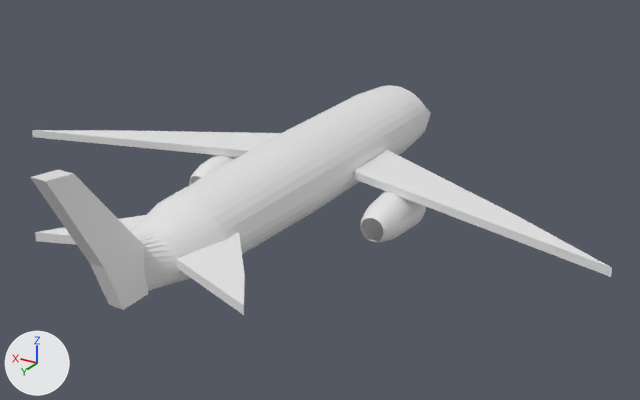
An edit to the Blender file working/subahu/Jet/Jet.blend, drawn before and after from the same camera.
One viewpoint serves both versions: a 50 mm camera at (-9.28, 17.02, 8.14) aimed at (-0.58, 2.51, 0.88). The axes (+X, +Y, +Z) are drawn at lower left. The lights are the same throughout. Materials are left out; every surface is plain grey.
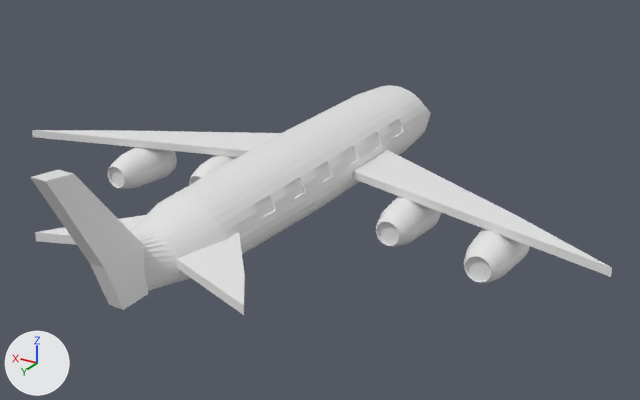
Changed parts and their boxes [x1, y1, x2, y2] in the pictures (640 x 400 px):
'Circle.002', reshaped, moved (19% shorter): before [360, 191, 426, 243]; after [108, 147, 177, 189]
'Circle.004', added: after [464, 228, 530, 283]
'Circle.003', added: after [376, 196, 441, 247]
part 1 of me_circle_002, added: after [108, 167, 124, 188]

Patch to the scene script:
```diff
--- a/working/subahu/Jet/Jet.blend.py
+++ b/working/subahu/Jet/Jet.blend.py
@@ me_circle_002 @@
 # used by ob_circle_002; location = (-2.01, 1.52, 0.71); rotation_euler = (1.571, 0.0, 0.0), in degrees (90, 0, 0); scale = (0.484, 0.484, 0.484)
-me_circle_002.from_pydata(...)  # 160 vertices, 128 faces; spans x -1.0..1.0, y -1.0..1.0, z -2.9..0.43
+me_circle_002.from_pydata(...)  # 256 vertices, 226 faces; spans x -1.0..1.0, y -1.0..1.0, z -2.9..0.43
+# me_circle_002 part 1
+# 32 new vertices lie (0.0, 0.0, 0.17) away from vertices in x -0.52..0.52, y -0.52..0.52, z -2.9
+# 33 new faces join them
@@ ob_circle_002 @@
 ob_circle_002 = bpy.data.objects.new('Circle.002', me_circle_002)
-ob_circle_002.location = (-2.01, 1.52, 0.71)
+ob_circle_002.location = (4.24, 2.02, 0.71)
 ob_circle_002.rotation_euler = (1.571, 0.0, 0.0)  # degrees (90, 0, 0)
@@ ob_circle_003 @@
+ob_circle_003 = bpy.data.objects.new('Circle.003', me_circle_001.copy())  # the mesh of ob_circle_001
+ob_circle_003.location = (-2.36, 1.52, 0.71)
+ob_circle_003.rotation_euler = (1.571, 0.0, 0.0)  # degrees (90, 0, 0)
+ob_circle_003.scale = (0.484, 0.484, 0.484)
@@ ob_circle_004 @@
+ob_circle_004 = bpy.data.objects.new('Circle.004', me_circle_001.copy())  # the mesh of ob_circle_001
+ob_circle_004.location = (-4.43, 2.02, 0.71)
+ob_circle_004.rotation_euler = (1.571, 0.0, 0.0)  # degrees (90, 0, 0)
+ob_circle_004.scale = (0.484, 0.484, 0.484)
```
